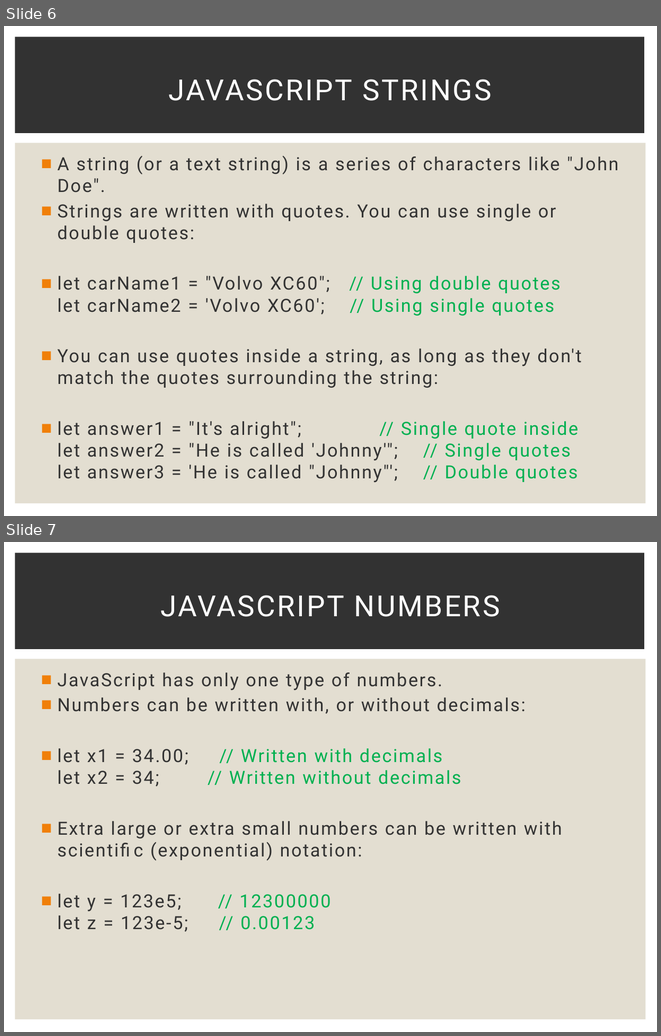
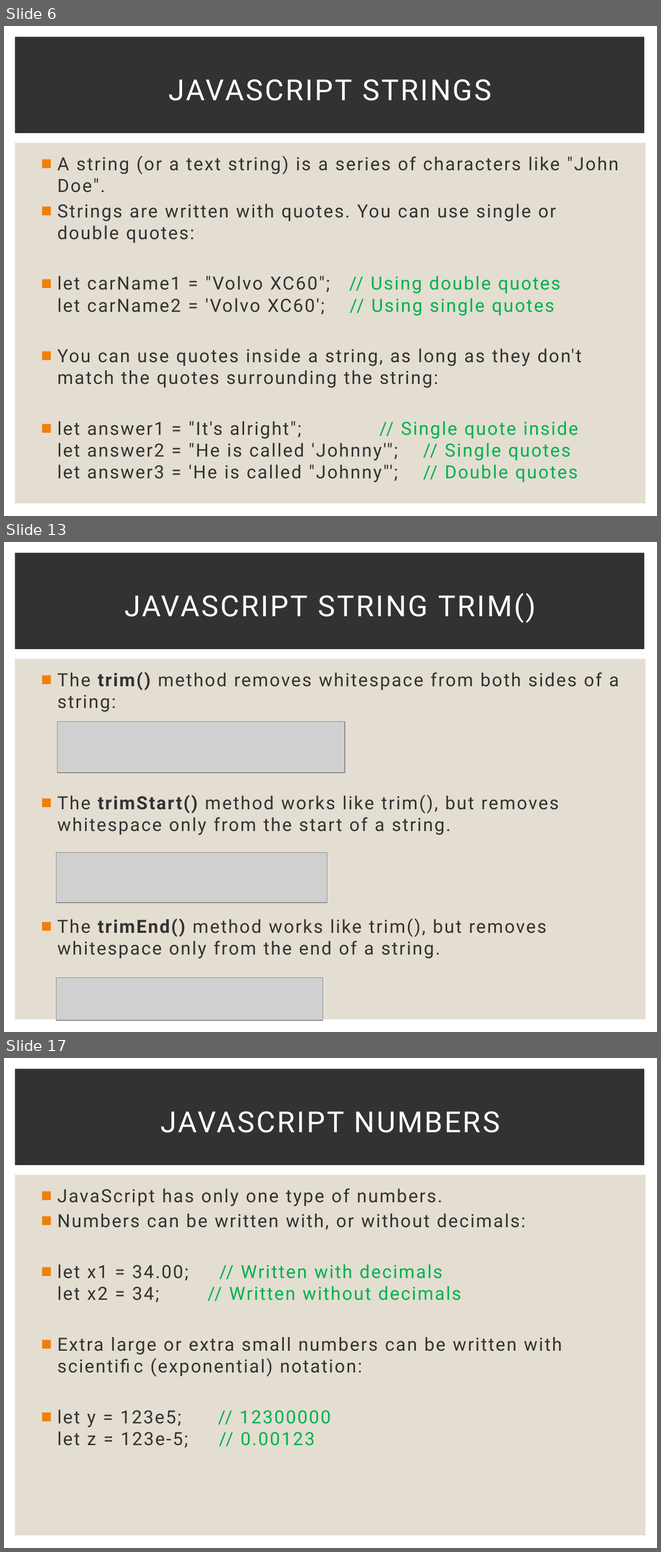
Before and after one commit to Karamihova/Fundamentals-JS, a slide deck: Programming Prep.pptx. Shown one above the other, each under a label of ours: slides 6 and 7 before the commit, slides 6, 13 and 17 after it; the slides between them are not shown. The pictures are 661x1036 and 661x1552 pixels, drawn with LibreOffice and Linux fonts; fonts in the diff are those of the drawing; grey boxes stand for pictures. Boxes give left, top, right and bottom in pixels: in the first picture for what was removed or moved away, otherwise in the second. Text is boxed around its words. In the diff, an @@ line names an element or a change of style, - is before the commit and + after.

```diff
--- a/Programming Prep.pptx
+++ b/Programming Prep.pptx
@@ slide 13 added at [4, 542, 657, 1032], background #FFFFFF; not listed: 2 template elements that a slide beside it also shows @@
@@ title added at [124, 593, 536, 623], 32 pt, text #FFFFFF @@
+JAVASCRIPT STRING TRIM()
@@ text added at [58, 672, 619, 959], 20 pt, text #323232 @@
+■ The trim() method removes whitespace from both sides of a string:
+■ The trimStart() method works like trim(), but removes whitespace only from the start of a string.
+■ The trimEnd() method works like trim(), but removes whitespace only from the end of a string.
@@ picture added at [57, 722, 345, 773] @@
@@ picture added at [56, 852, 327, 902] @@
@@ picture added at [56, 978, 323, 1021] @@
@@ what was slide 7 is now slide 17 @@
```
Also in this commit, not shown: 20 other slides added, 1 slide removed.
